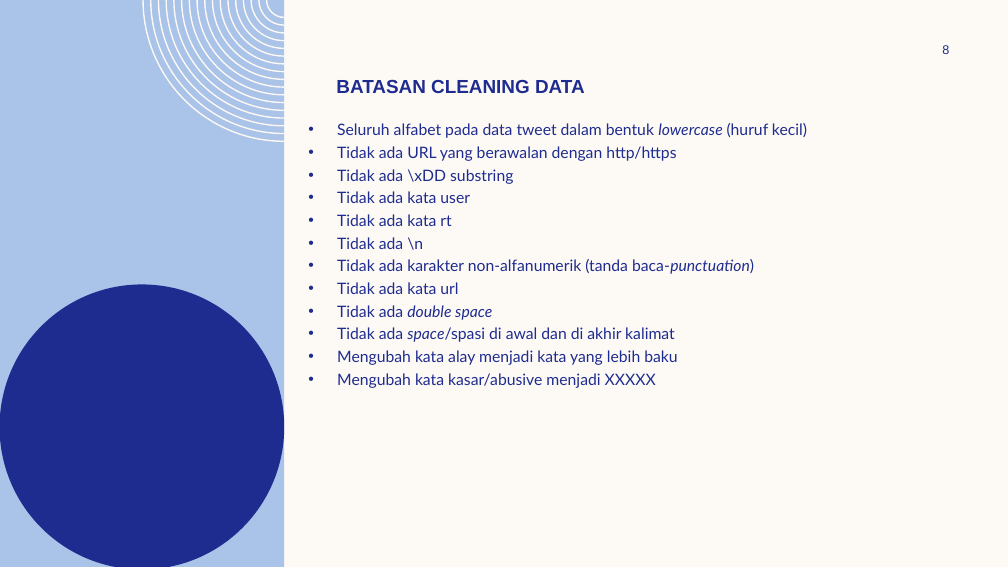
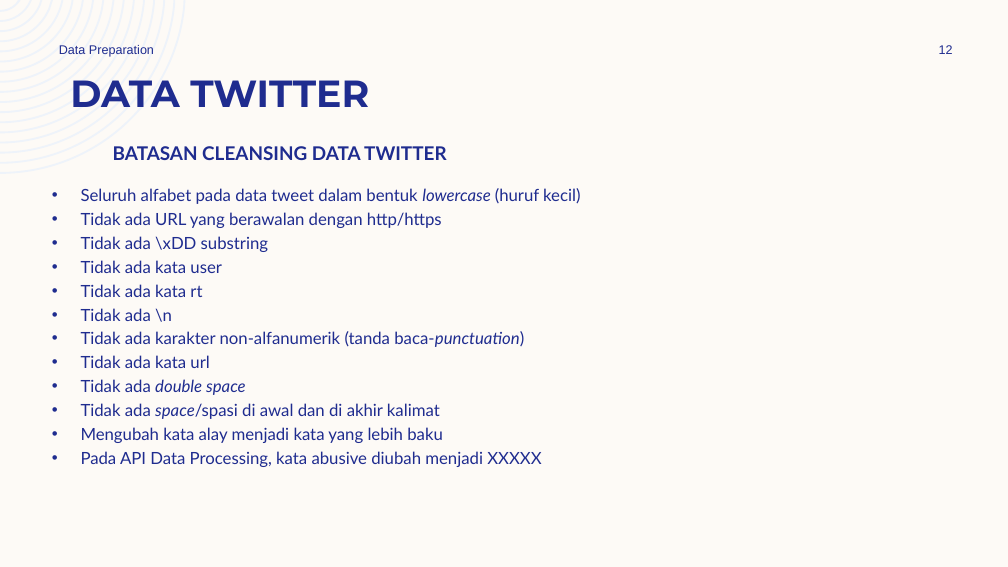
Before and after one commit to emaapriliana/gold-challenge, a slide deck: slide 12 of challenge binar.pptx (slide 8 before the commit). Drawn at 1008x567 pixels with LibreOffice and Linux fonts; fonts in the diff are those of the drawing; background and template pictures are left out. Boxes give left, top, right and bottom in pixels: in the first picture for what was removed or moved away, otherwise in the second. Text is boxed around its words. In the diff, an @@ line names an element or a change of style, - is before the commit and + after.

```diff
--- a/challenge binar.pptx
+++ b/challenge binar.pptx
@@ freeform shape removed at [0, 0, 284, 567] @@
@@ freeform shape added at [0, 0, 185, 174], fill #EEF3FA @@
@@ freeform shape removed at [142, 0, 284, 142] @@
@@ text added at [59, 45, 154, 57], 12 pt, text #1F2C8F @@
+Data Preparation
@@ page number at [939, 45, 953, 54]: text changed @@
-8
+12
@@ title added at [70, 80, 369, 107], 36 pt, text #1F2C8F, bold @@
+DATA TWITTER
@@ text removed at [336, 79, 585, 93] @@
-BATASAN CLEANING DATA
@@ text added at [113, 146, 446, 160], 18 pt, text #1F2C8F, bold @@
+BATASAN CLEANSING DATA TWITTER
@@ text "Seluruh alfabet pada data tweet ...": place and size @@
-text "Seluruh alfabet pada data tweet ..." at [337, 123, 807, 388]
+text "Seluruh alfabet pada data tweet ..." at [81, 188, 580, 467]
@@ text at [81, 188, 580, 443]: size 15 to 16 pt in "Seluruh alfabet pada data tweet dalam bentuk ...", "Tidak ada URL yang berawalan dengan http/https", "Tidak ada \xDD substring", "Tidak ada kata user" and 7 more places @@
@@ freeform shape removed at [0, 284, 284, 567] @@
@@ text at [81, 451, 541, 467]: text changed; size 15 to 16 pt @@
-• Mengubah kata kasar/abusive menjadi XXXXX
+• Pada API Data Processing, kata abusive diubah menjadi XXXXX
```
Also in this commit, not shown: 7 other slides changed, 22 slides added, 2 slides removed, 1 other file.
